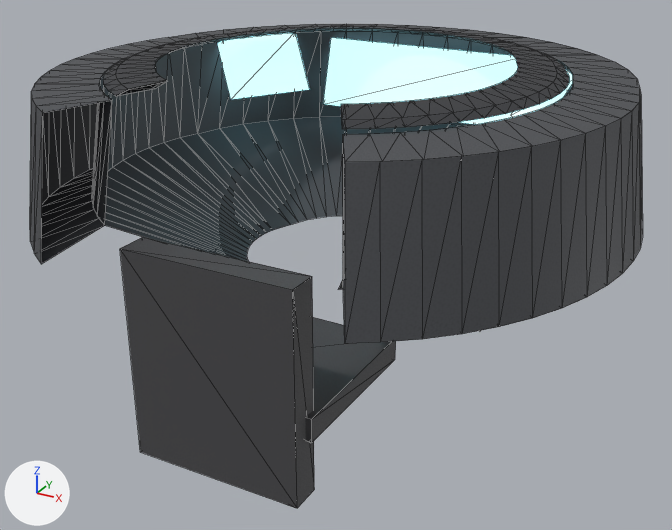
An edit to the glTF model packages/www/public/models/cockpit.glb, drawn before and after from the same camera.
Both versions are drawn from a camera (50 mm lens) standing at (1.45, 0.2, 1.39) and looking at (-0.12, 3.05, -0.04). The lights are fixed; the arrows at lower left show +X, +Y and +Z. The picture after the commit comes second. Mesh edges are drawn as thin lines. Where no turn or scale is listed for an object, it has been applied to the vertices. Vertices at exactly the same position are counted once.

Script lines for the objects in view, before the commit:
```python
me_cockpit_mfd_port_003 = bpy.data.meshes.new('Cockpit MFD Port.003')
me_cockpit_mfd_port_003.from_pydata([(-0.596, 3.082, 0.535), (-0.416, 3.371, 0.535), (-0.516, 3.433, 0.745), (-0.696, 3.144, 0.745)], [], [(0, 1, 2), (0, 2, 3)])
me_cockpit_mfd_port_003.materials.append(mat_cockpit_screen)  # cyan #89c4ce, glowing cyan #aaf2ff
me_cockpit_mfd_starboard_003 = bpy.data.meshes.new('Cockpit MFD Starboard.003')
me_cockpit_mfd_starboard_003.from_pydata([(0.416, 3.371, 0.535), (0.596, 3.082, 0.535), (0.696, 3.144, 0.745), (0.516, 3.433, 0.745)], [], [(0, 1, 2), (0, 2, 3)])
me_cockpit_mfd_starboard_003.materials.append(mat_cockpit_screen)  # cyan #89c4ce, glowing cyan #aaf2ff
me_cockpit_seat_back_001 = bpy.data.meshes.new('Cockpit Seat Back.001')
me_cockpit_seat_back_001.from_pydata(...)  # a box spanning x -0.29..0.29, y 2.07..2.17, z -0.347..0.353
me_cockpit_seat_back_001.materials.append(mat_cockpit_seat)
ob_cockpit_mfd_port = bpy.data.objects.new('Cockpit MFD Port', me_cockpit_mfd_port_003)
ob_cockpit_mfd_port.location = (0.0, 0.0, 0.0)
ob_cockpit_mfd_starboard = bpy.data.objects.new('Cockpit MFD Starboard', me_cockpit_mfd_starboard_003)
ob_cockpit_mfd_starboard.location = (0.0, 0.0, 0.0)
ob_cockpit_seat_back = bpy.data.objects.new('Cockpit Seat Back', me_cockpit_seat_back_001)
ob_cockpit_seat_back.location = (0.0, 0.0, 0.0)
# also in view: 'Cockpit MFD Center' at (0.0, 3.48, 0.59); 'Cockpit Seat Pan' at (0.0, 2.4, -0.11); 'Cockpit Glareshield' at (0.0, 2.91, 0.77); 'Cockpit Deck' at (0.0, 2.92, 0.25); 'Cockpit Coaming' at (0.0, 2.93, 0.53)
```
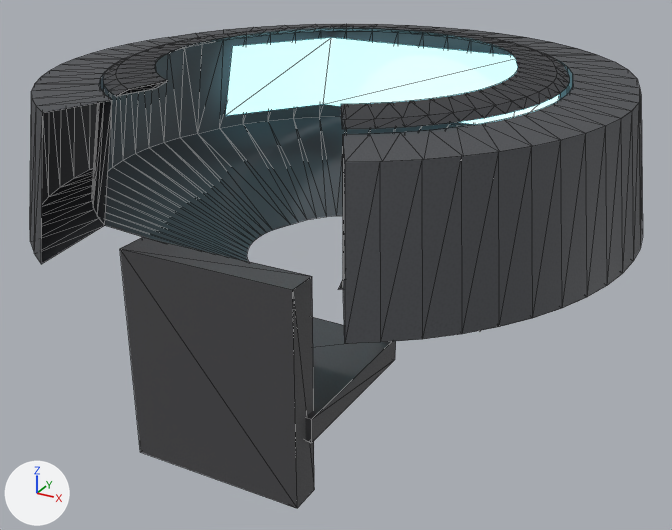
Location of each change, [x1, y1, x2, y2] in pixels of the pictures (672 x 530 px):
'Cockpit MFD Port', reshaped (14% wider, 16% taller): before [217, 33, 310, 100]; after [225, 38, 331, 116]
'Cockpit MFD Starboard', reshaped: before [511, 70, 573, 117]; after [514, 95, 559, 117]

Diff of the bpy script that builds the scene:
```diff
--- a/packages/www/public/models/cockpit.glb.py
+++ b/packages/www/public/models/cockpit.glb.py
@@ me_cockpit_mfd_port_003 @@
 # used by ob_cockpit_mfd_port; location = (0.0, 0.0, 0.0)
-me_cockpit_mfd_port_003.from_pydata(...)  # 4 vertices, 2 faces; spans x -0.696..-0.416, y 3.082..3.433, z 0.535..0.745
-me_cockpit_mfd_port_003.vertices[0].co = (-0.596, 3.082, 0.535)  # pixel (230, 99)
-me_cockpit_mfd_port_003.vertices[1].co = (-0.416, 3.371, 0.535)  # pixel (309, 89)
-me_cockpit_mfd_port_003.vertices[2].co = (-0.516, 3.433, 0.745)
-me_cockpit_mfd_port_003.vertices[3].co = (-0.696, 3.144, 0.745)
+me_cockpit_mfd_port_003.from_pydata(...)  # 4 vertices, 2 faces; spans x -0.641..-0.4, y 3.105..3.518, z 0.462..0.718
+# me_cockpit_mfd_port_003 part 1
+me_cockpit_mfd_port_003.vertices[0].co = (-0.641, 3.105, 0.462)  # pixel (225, 115)
+me_cockpit_mfd_port_003.vertices[1].co = (-0.4, 3.449, 0.462)  # pixel (323, 104)
+me_cockpit_mfd_port_003.vertices[2].co = (-0.4, 3.518, 0.718)  # pixel (331, 37)
+me_cockpit_mfd_port_003.vertices[3].co = (-0.641, 3.174, 0.718)  # pixel (232, 46)
 me_cockpit_mfd_port_003.materials.append(mat_cockpit_screen)
@@ me_cockpit_mfd_starboard_003 @@
 # used by ob_cockpit_mfd_starboard; location = (0.0, 0.0, 0.0)
-me_cockpit_mfd_starboard_003.from_pydata(...)  # 4 vertices, 2 faces; spans x 0.416..0.696, y 3.082..3.433, z 0.535..0.745
-me_cockpit_mfd_starboard_003.vertices[0].co = (0.416, 3.371, 0.535)  # pixel (510, 115)
-me_cockpit_mfd_starboard_003.vertices[1].co = (0.596, 3.082, 0.535)
-me_cockpit_mfd_starboard_003.vertices[2].co = (0.696, 3.144, 0.745)
-me_cockpit_mfd_starboard_003.vertices[3].co = (0.516, 3.433, 0.745)
+me_cockpit_mfd_starboard_003.from_pydata(...)  # 4 vertices, 2 faces; spans x 0.4..0.641, y 3.105..3.518, z 0.462..0.718
+# me_cockpit_mfd_starboard_003 part 2
+me_cockpit_mfd_starboard_003.vertices[0].co = (0.4, 3.449, 0.462)
+me_cockpit_mfd_starboard_003.vertices[1].co = (0.641, 3.105, 0.462)
+me_cockpit_mfd_starboard_003.vertices[2].co = (0.641, 3.174, 0.718)
+me_cockpit_mfd_starboard_003.vertices[3].co = (0.4, 3.518, 0.718)
 me_cockpit_mfd_starboard_003.materials.append(mat_cockpit_screen)
```
